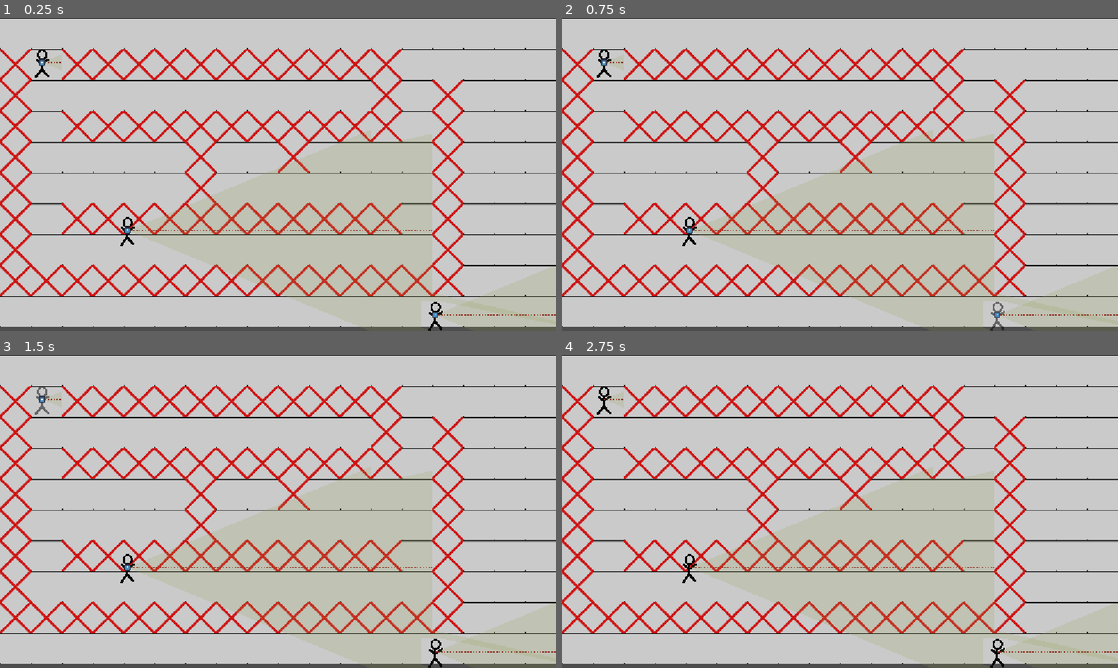
Above: before the commit, frames 1-4 (two rows, left to right).
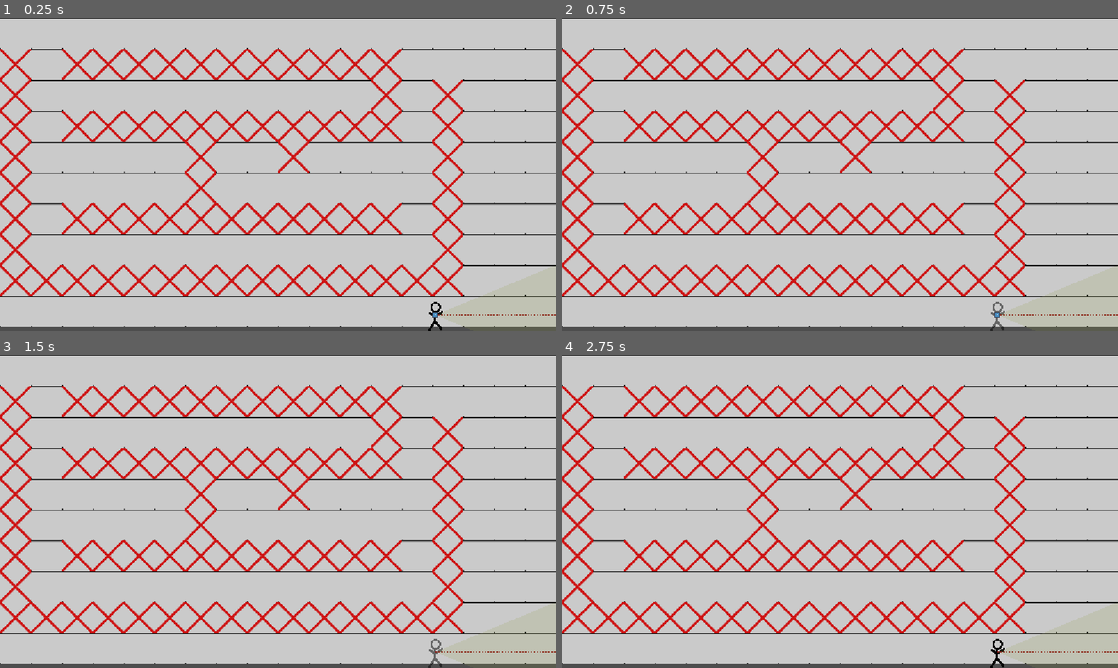
Above: after the commit, the same moments.

Repository: NevenIlincic/Tactical_Move
Game: Godot game, scene res://Scenes/Test_Scene.tscn
Same seed, same stepped clock (60 frames per second), same inputs: the game is played once before the commit and once after it. The engine's default icon, where the game draws it, is replaced by a stand-in: a white triangle on a blue panel in a dark square.
Inputs (mouse positions are in pixels of both pictures, inside the frame that each line leads up to):
- Up to frame 1 (0.25 s): no input
- Up to frame 2 (0.75 s): tap Enter at 0.5 s; move the mouse to (995, 315) at 0.52 s; press the mouse at (995, 315) at 0.53 s
- Up to frame 3 (1.5 s): tap W (reset_look_at_path) at 1.25 s; move the mouse to (44, 398) at 1.27 s; release the mouse at (44, 398) at 1.28 s; click (44, 398) at 1.35 s
- Up to frame 4 (2.75 s): tap Q (reset_path) at 2 s; move the mouse to (689, 567) at 2.02 s; press the mouse at (689, 567) at 2.03 s; tap Space (move_confirm) at 2.1 s

The runs differ from the first frame. In frame 1, 1.8% of the frame differs, in the area x 6-81%, y 10-100%; in frame 2, 1.8%; in frame 3, 1.8%; in frame 4, 1.7%.

Commit message:
[ADD] Adding and removing temporary and permanent perks

Diff:
--- a/Resources/Player_Stats/Medic_Stats.tres
+++ b/Resources/Player_Stats/Medic_Stats.tres
@@ -2,6 +2,11 @@
 
 [ext_resource type="Script" uid="uid://cp4iog725gtuq" path="res://Scripts/Player/player_stats.gd" id="1_m4nbd"]
 [ext_resource type="Script" uid="uid://bencr8mnns7ut" path="res://Scripts/Patterns/Stat/stat.gd" id="2_xq73l"]
+
+[sub_resource type="Resource" id="Resource_sf78t"]
+script = ExtResource("2_xq73l")
+base_value = 50.0
+metadata/_custom_type_script = "uid://bencr8mnns7ut"
 
 [sub_resource type="Resource" id="Resource_stuxa"]
 script = ExtResource("2_xq73l")
@@ -19,8 +24,10 @@
 metadata/_custom_type_script = "uid://bencr8mnns7ut"
 
 [resource]
+resource_local_to_scene = true
 script = ExtResource("1_m4nbd")
 speed = SubResource("Resource_argnq")
 reaction_time = SubResource("Resource_8c5ma")
 max_travel_distance = SubResource("Resource_stuxa")
+HP = SubResource("Resource_sf78t")
 metadata/_custom_type_script = "uid://cp4iog725gtuq"
--- a/Resources/Player_Stats/Regular_Soldier_Stats.tres
+++ b/Resources/Player_Stats/Regular_Soldier_Stats.tres
@@ -2,6 +2,11 @@
 
 [ext_resource type="Script" uid="uid://cp4iog725gtuq" path="res://Scripts/Player/player_stats.gd" id="1_81ppm"]
 [ext_resource type="Script" uid="uid://bencr8mnns7ut" path="res://Scripts/Patterns/Stat/stat.gd" id="1_sf78t"]
+
+[sub_resource type="Resource" id="Resource_8c5ma"]
+script = ExtResource("1_sf78t")
+base_value = 30.0
+metadata/_custom_type_script = "uid://bencr8mnns7ut"
 
 [sub_resource type="Resource" id="Resource_stuxa"]
 script = ExtResource("1_sf78t")
@@ -19,8 +24,10 @@
 metadata/_custom_type_script = "uid://bencr8mnns7ut"
 
 [resource]
+resource_local_to_scene = true
 script = ExtResource("1_81ppm")
 speed = SubResource("Resource_xq73l")
 reaction_time = SubResource("Resource_42oyf")
 max_travel_distance = SubResource("Resource_stuxa")
+HP = SubResource("Resource_8c5ma")
 metadata/_custom_type_script = "uid://cp4iog725gtuq"
--- a/Resources/Weapon_Stats/Pistol_Stats.tres
+++ b/Resources/Weapon_Stats/Pistol_Stats.tres
@@ -20,6 +20,7 @@
 
 [sub_resource type="Resource" id="Resource_tg3ak"]
 script = ExtResource("1_eih0w")
+base_value = 20.0
 metadata/_custom_type_script = "uid://bencr8mnns7ut"
 
 [sub_resource type="Resource" id="Resource_eih0w"]
--- a/Scenes/Test_Scene.tscn
+++ b/Scenes/Test_Scene.tscn
@@ -7,9 +7,9 @@
 [ext_resource type="PackedScene" uid="uid://y3pndfcq1kxo" path="res://Scenes/Enemy/Enemy.tscn" id="5_svcn8"]
 [ext_resource type="Script" uid="uid://cubw4ogrqm6po" path="res://Scripts/Weapon/weapon.gd" id="6_mykrp"]
 [ext_resource type="Script" uid="uid://bqnc1ha42r85" path="res://Scripts/Weapon/pistol.gd" id="7_88mxo"]
+[ext_resource type="Script" uid="uid://bencr8mnns7ut" path="res://Scripts/Patterns/Stat/stat.gd" id="8_8c5ma"]
 [ext_resource type="Resource" uid="uid://ddj6vd6by3aw5" path="res://Resources/Weapon_Stats/Pistol_Stats.tres" id="8_argnq"]
-[ext_resource type="Resource" uid="uid://bqytja2sqng4q" path="res://Resources/Player_Stats/Regular_Soldier_Stats.tres" id="9_88mxo"]
-[ext_resource type="Resource" uid="uid://ce0ee2xlg1js5" path="res://Resources/Player_Stats/Medic_Stats.tres" id="12_yn6en"]
+[ext_resource type="Script" uid="uid://cp4iog725gtuq" path="res://Scripts/Player/player_stats.gd" id="9_ltieu"]
 
 [sub_resource type="TileSetAtlasSource" id="TileSetAtlasSource_10mtb"]
 texture = ExtResource("2_mwjvy")
@@ -46,15 +46,34 @@
 weapon_stats = ExtResource("8_argnq")
 metadata/_custom_type_script = "uid://bqnc1ha42r85"
 
-[sub_resource type="Resource" id="Resource_argnq"]
-script = ExtResource("7_88mxo")
-weapon_stats = ExtResource("8_argnq")
-metadata/_custom_type_script = "uid://bqnc1ha42r85"
+[sub_resource type="Resource" id="Resource_8c5ma"]
+script = ExtResource("8_8c5ma")
+base_value = 25.0
+metadata/_custom_type_script = "uid://bencr8mnns7ut"
+
+[sub_resource type="Resource" id="Resource_stuxa"]
+script = ExtResource("8_8c5ma")
+base_value = 1000.0
+metadata/_custom_type_script = "uid://bencr8mnns7ut"
+
+[sub_resource type="Resource" id="Resource_42oyf"]
+script = ExtResource("8_8c5ma")
+base_value = 0.4
+metadata/_custom_type_script = "uid://bencr8mnns7ut"
+
+[sub_resource type="Resource" id="Resource_xq73l"]
+script = ExtResource("8_8c5ma")
+base_value = 250.0
+metadata/_custom_type_script = "uid://bencr8mnns7ut"
 
 [sub_resource type="Resource" id="Resource_ofkpl"]
-script = ExtResource("7_88mxo")
-weapon_stats = ExtResource("8_argnq")
-metadata/_custom_type_script = "uid://bqnc1ha42r85"
+resource_local_to_scene = true
+script = ExtResource("9_ltieu")
+speed = SubResource("Resource_xq73l")
+reaction_time = SubResource("Resource_42oyf")
+max_travel_distance = SubResource("Resource_stuxa")
+HP = SubResource("Resource_8c5ma")
+metadata/_custom_type_script = "uid://cp4iog725gtuq"
 
 [node name="Node2D" type="Node2D" unique_id=1609049363 groups=["Level"]]
 script = ExtResource("1_4ms0o")
@@ -87,21 +106,9 @@
 
 [node name="Player" parent="." unique_id=1108589071 instance=ExtResource("4_10mtb")]
 position = Vector2(902, 615)
-current_engagement_rule = 2
+current_engagement_rule = 3
 weapons = Array[ExtResource("6_mykrp")]([SubResource("Resource_yn6en")])
-player_stats = ExtResource("9_88mxo")
-
-[node name="Player2" parent="." unique_id=811757841 instance=ExtResource("4_10mtb")]
-position = Vector2(87, 92)
-current_engagement_rule = 2
-weapons = Array[ExtResource("6_mykrp")]([SubResource("Resource_argnq")])
-player_stats = ExtResource("12_yn6en")
-
-[node name="Player3" parent="." unique_id=1822283585 instance=ExtResource("4_10mtb")]
-position = Vector2(264, 440)
-current_engagement_rule = 2
-weapons = Array[ExtResource("6_mykrp")]([SubResource("Resource_ofkpl")])
-player_stats = ExtResource("9_88mxo")
+player_stats = SubResource("Resource_ofkpl")
 
 [node name="Enemy" parent="." unique_id=1440065138 instance=ExtResource("5_svcn8")]
 position = Vector2(1006, 133)
--- /dev/null
+++ b/Scripts/Managers/upgrade_manager.gd
@@ -0,0 +1,79 @@
+extends Node2D
+
+func apply_temporary_perks(player: Player):
+	if len(player.player_path) > 1: #If player is moving
+		var hit_chance_perk: UpgradeData = UpgradeData.new(
+			-0.1, UpgradeData.UpgradeType.HIT_CHANCE, StatModifier.Type.PERCENT, UpgradeData.UpgradeReason.PLAYER_MOVING
+		)
+		hit_chance_perk.set_applied_on_stat(player.current_weapon.weapon_stats.hit_chance)
+		var hit_chance_mod: StatModifier = StatModifier.new(
+			hit_chance_perk.bonus_value, hit_chance_perk.modifier_type, hit_chance_perk
+		)
+		player.current_weapon.weapon_stats.hit_chance.add_modifier(hit_chance_mod)
+		player.temporary_upgrades.append(hit_chance_perk)
+
+func remove_temporary_perks(player: Player):
+	var perks_to_remove: Array[UpgradeData] = []
+	for temporary_perk in player.temporary_upgrades:
+		remove_perk(temporary_perk)
+		perks_to_remove.append(temporary_perk)
+	for perk in perks_to_remove:
+		player.temporary_upgrades.erase(perk)
+
+func remove_perk(perk: UpgradeData):
+	if perk.applied_on_stat:
+		perk.applied_on_stat.remove_modifiers_from_source(perk)
+
+func remove_moving_penalty(player: Player):
+	var moving_perk: UpgradeData = null
+	for perk in player.temporary_upgrades:
+		if perk.upgrade_reason == UpgradeData.UpgradeReason.PLAYER_MOVING:
+			moving_perk = perk
+			remove_perk(perk)
+			break
+	player.temporary_upgrades.erase(moving_perk)
+
+#Triggers when player heals above 30% HP
+func remove_low_hp_penalty(player: Player):
+	var perks_to_remove: Array[UpgradeData] = []
+	for perk in player.permanent_upgrades:
+		if perk.upgrade_reason == UpgradeData.UpgradeReason.LOW_HP:
+			perks_to_remove.append(perk)
+			remove_perk(perk)
+
+	for perk in perks_to_remove:
+		player.permanent_upgrades.erase(perk)
+
+#Triggers when player gets below 30% HP (SPEED -15%, HIT_CHANCE -25%, REACTION_TIME +0.5s)
+func apply_low_hp_penalty(player: Player):
+	#SPEED
+	var lower_speed_perk: UpgradeData = UpgradeData.new(
+		-0.15, UpgradeData.UpgradeType.SPEED, StatModifier.Type.PERCENT, UpgradeData.UpgradeReason.LOW_HP
+	)
+	var lower_speed_mod: StatModifier = StatModifier.new(
+		lower_speed_perk.bonus_value, lower_speed_perk.modifier_type, lower_speed_perk
+	)
+	player.player_stats.speed.add_modifier(lower_speed_mod)
+	lower_speed_perk.set_applied_on_stat(player.player_stats.speed)
+	#HIT CHANCE
+	var lower_hit_chance_perk: UpgradeData = UpgradeData.new(
+		-0.25, UpgradeData.UpgradeType.HIT_CHANCE, StatModifier.Type.PERCENT, UpgradeData.UpgradeReason.LOW_HP
+	)
+	var lower_hit_chance_mod: StatModifier = StatModifier.new(
+		lower_hit_chance_perk.bonus_value, lower_hit_chance_perk.modifier_type, lower_hit_chance_perk
+	)
+	player.current_weapon.weapon_stats.hit_chance.add_modifier(lower_hit_chance_mod)
+	lower_hit_chance_perk.set_applied_on_stat(player.current_weapon.weapon_stats.hit_chance)
+	#REACTION TIME
+	var longer_reaction_time_perk: UpgradeData = UpgradeData.new(
+		0.5, UpgradeData.UpgradeType.HIT_CHANCE, StatModifier.Type.FLAT, UpgradeData.UpgradeReason.LOW_HP
+	)
+	var longer_reaction_time_mod: StatModifier = StatModifier.new(
+		longer_reaction_time_perk.bonus_value, longer_reaction_time_perk.modifier_type, longer_reaction_time_perk
+	)
+	player.player_stats.reaction_time.add_modifier(longer_reaction_time_mod)
+	longer_reaction_time_perk.set_applied_on_stat(player.player_stats.reaction_time)
+
+	player.permanent_upgrades.append(lower_speed_perk)
+	player.permanent_upgrades.append(lower_hit_chance_perk)
+	player.permanent_upgrades.append(longer_reaction_time_perk)
--- a/Scripts/Patterns/Stat/stat.gd
+++ b/Scripts/Patterns/Stat/stat.gd
@@ -17,7 +17,6 @@
 			final_value += mod.value
 		elif mod.type == StatModifier.Type.PERCENT:
 			percent_sum += mod.value
-
 	final_value *= (1.0 + percent_sum)
 
 	return max(0.0, final_value)
--- a/Scripts/Patterns/State/Level_State/player_move_set_state.gd
+++ b/Scripts/Patterns/State/Level_State/player_move_set_state.gd
@@ -66,15 +66,7 @@
 				if not is_path_blocked(last_mouse_pos, mouse_pos):
 					var mouse_global_position: Vector2 = level.get_global_mouse_position()
 					player_selection_manager.selected_player.add_point_to_path(mouse_global_position)
-					#level.add_point_to_path(level.get_global_mouse_position())
-			#if player_selection_manager.selected_player.player_path.size() >= 2 and target_tile == player_selection_manager.selected_player.player_path[-2]:
-				#player_selection_manager.selected_player.player_path.remove_at(player_selection_manager.selected_player.player_path.size() - 1)
-			#elif is_adjacent(player_selection_manager.selected_player.player_path[-1], target_tile) and player_selection_manager.selected_player.num_available_steps >= len(player_selection_manager.selected_player.player_path):
-				#player_selection_manager.selected_player.player_path.append(target_tile)
-			#level.draw_path(player_selection_manager.selected_player)
 
-	#for player in alive_players:
-		#level.draw_path(alive_players[player])
 
 func is_path_blocked(from: Vector2, to: Vector2) -> bool:
 	var space_state = level.get_world_2d().direct_space_state
--- a/Scripts/Player/player.gd
+++ b/Scripts/Player/player.gd
@@ -11,8 +11,6 @@
 @onready var player_look_at_line: PlayerLookAtLine = $Player_Look_At_Line
 
 ####PLAYER MOVES
-var num_available_steps: int = 50
-var num_steps_to_do: int = 0
 var is_enemy_spotted: bool = false
 @onready var look_at_position_sprite: Sprite2D = $Look_At_Position_Sprite
 var initial_point: Vector2
@@ -32,6 +30,10 @@
 #VISION (FOW)
 @onready var vision_polygon: PlayerVision = $Vision_Polygon
 
+#UPGRADE/PERKS
+var temporary_upgrades: Array[UpgradeData] = []
+var permanent_upgrades: Array[UpgradeData] = []
+
 var rays: Array[RayCast2D] = []
 var point_to_look
 
@@ -59,6 +61,7 @@
 		current_weapon.set_weapon_owner(self)
 
 	change_engagement_strategy(current_engagement_rule)
+
 func is_player_walking() -> bool:
 	return is_walking
 func has_enemies_in_sight() -> bool:
@@ -183,10 +186,13 @@
 
 #Executes when player confirmes end moves
 func do_actions():
+	check_for_temporary_perks()
 	player_look_at_line.reset_path()
-	#num_available_steps -= num_steps_to_do
 	await _move()
 	_on_actions_finished()
+
+func check_for_temporary_perks():
+	UpgradeManager.apply_temporary_perks(self)
 
 var rotation_tween: Tween
 var move_tween: Tween
@@ -206,6 +212,8 @@
 	player_path.clear()
 	point_to_look = null
 	player_path.append(global_position)
+	UpgradeManager.remove_temporary_perks(self)
+
 
 func _on_selection_area_input_event(viewport: Node, event: InputEvent, shape_idx: int) -> void:
 	if event is InputEventMouseButton and event.is_pressed() and event.button_index == MOUSE_BUTTON_LEFT:
--- a/Scripts/Player/player_stats.gd
+++ b/Scripts/Player/player_stats.gd
@@ -4,3 +4,4 @@
 @export var speed: Stat
 @export var reaction_time: Stat
 @export var max_travel_distance: Stat
+@export var HP: Stat
--- /dev/null
+++ b/Scripts/Upgrade/upgrade_data.gd
@@ -0,0 +1,35 @@
+class_name UpgradeData
+extends Resource
+
+enum UpgradeType{
+	SPEED,
+	HIT_CHANCE,
+	MAX_AMMO,
+	FIRE_RATE,
+	REACTION_TIME
+}
+
+enum UpgradeReason{
+	PLAYER_MOVING,
+	LOW_HP,
+	PERMANENT
+}
+
+@export var upgrade_type: UpgradeType
+@export var bonus_value: float
+@export var modifier_type: StatModifier.Type
+@export var upgrade_reason: UpgradeReason
+
+var applied_on_stat: Stat
+
+var unique_id: String
+
+func _init(value: float, u_type: UpgradeType, m_type: StatModifier.Type, u_reason: UpgradeReason) -> void:
+	unique_id = str(Time.get_ticks_usec(), "_", randi())
+	bonus_value = value
+	upgrade_type = u_type
+	modifier_type = m_type
+	upgrade_reason = u_reason
+
+func set_applied_on_stat(applied_stat: Stat):
+	applied_on_stat = applied_stat
--- a/project.godot
+++ b/project.godot
@@ -18,6 +18,7 @@
 [autoload]
 
 Signals="*uid://bsc3uuw8qrlyh"
+UpgradeManager="*uid://d1do4d5se6p6a"
 
 [display]
 
Not shown, added: Scripts/Managers/upgrade_manager.gd.uid
Not shown, added: Scripts/Upgrade/upgrade_data.gd.uid
